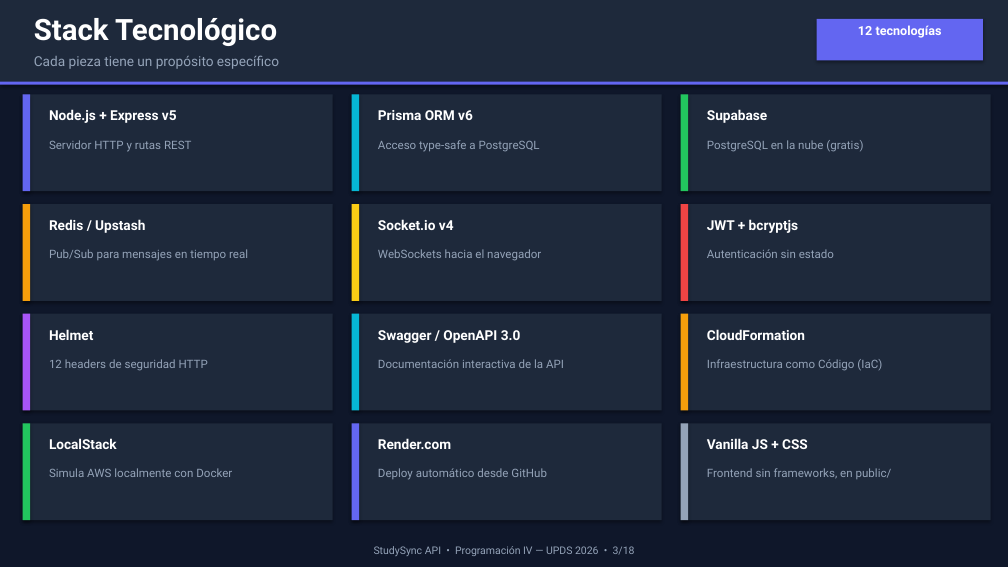
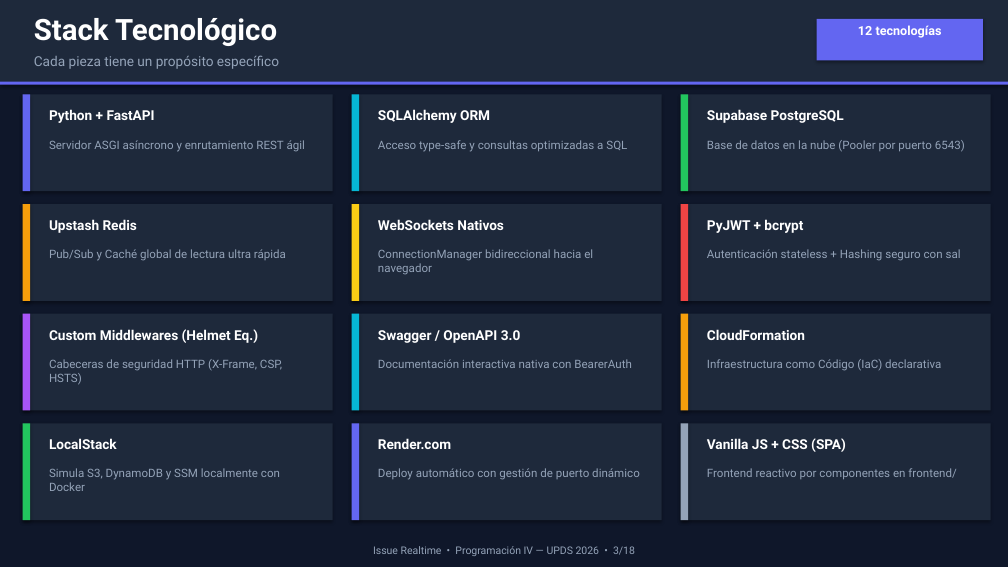
Before and after one commit to JoseMPB13/P4, a slide deck: slide 3 of StudySync_Presentacion_Proyecto_Final.pptx. Drawn at 1008x567 pixels with LibreOffice and Linux fonts; fonts in the diff are those of the drawing. Boxes give left, top, right and bottom in pixels: in the first picture for what was removed or moved away, otherwise in the second. Text is boxed around its words. In the diff, an @@ line names an element or a change of style, - is before the commit and + after.

Commit message:
docs: actualizar presentacion de PowerPoint con el stack tecnico veridico de Issue Realtime

```diff
--- a/StudySync_Presentacion_Proyecto_Final.pptx
+++ b/StudySync_Presentacion_Proyecto_Final.pptx
@@ text at [49,109,155,123]: text changed @@
-Node.js + Express v5
+Python + FastAPI
@@ text at [378,109,490,123]: text changed @@
-Prisma ORM v6
+SQLAlchemy ORM
@@ text at [707,109,844,123]: text changed @@
-Supabase
+Supabase PostgreSQL
@@ text at [49,140,305,152]: text changed @@
-Servidor HTTP y rutas REST
+Servidor ASGI asíncrono y enrutamiento REST ágil
@@ text at [378,140,627,152]: text changed @@
-Acceso type-safe a PostgreSQL
+Acceso type-safe y consultas optimizadas a SQL
@@ text at [707,140,965,152]: text changed @@
-PostgreSQL en la nube (gratis)
+Base de datos en la nube (Pooler por puerto 6543)
@@ text at [49,219,137,233]: text changed @@
-Redis / Upstash
+Upstash Redis
@@ text at [378,219,504,230]: text changed @@
-Socket.io v4
+WebSockets Nativos
@@ text at [707,219,803,233]: text changed @@
-JWT + bcryptjs
+PyJWT + bcrypt
@@ text at [49,249,286,261]: text changed @@
-Pub/Sub para mensajes en tiempo real
+Pub/Sub y Caché global de lectura ultra rápida
@@ text at [378,249,593,275]: text changed @@
-WebSockets hacia el navegador
+ConnectionManager bidireccional hacia el navegador
@@ text at [707,249,961,261]: text changed @@
-Autenticación sin estado
+Autenticación stateless + Hashing seguro con sal
@@ text at [49,329,258,343]: text changed @@
-Helmet
+Custom Middlewares (Helmet Eq.)
@@ text at [49,359,282,385]: text changed @@
-12 headers de seguridad HTTP
+Cabeceras de seguridad HTTP (X-Frame, CSP, HSTS)
@@ text at [378,359,632,368]: text changed @@
-Documentación interactiva de la API
+Documentación interactiva nativa con BearerAuth
@@ text at [707,359,941,371]: text changed @@
-Infraestructura como Código (IaC)
+Infraestructura como Código (IaC) declarativa
@@ text at [707,438,846,452]: text changed @@
-Vanilla JS + CSS
+Vanilla JS + CSS (SPA)
@@ text at [49,468,280,491]: text changed @@
-Simula AWS localmente con Docker
+Simula S3, DynamoDB y SSM localmente con Docker
@@ text at [378,468,640,480]: text changed @@
-Deploy automático desde GitHub
+Deploy automático con gestión de puerto dinámico
@@ text at [707,468,956,479]: text changed @@
-Frontend sin frameworks, en public/
+Frontend reactivo por componentes en frontend/
@@ text at [373,546,635,556]: text changed @@
-StudySync API • Programación IV — UPDS 2026 • 3/18
+Issue Realtime • Programación IV — UPDS 2026 • 3/18
```
Also in this commit, not shown: 17 other slides changed.
